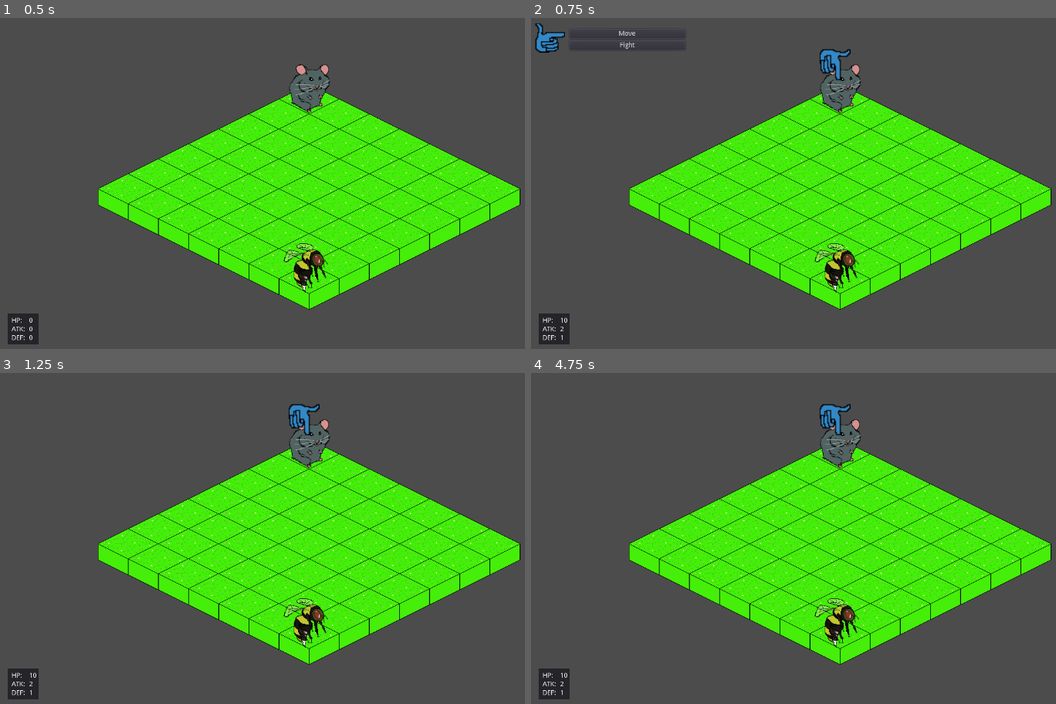
Above: before the commit, frames 1-4 (two rows, left to right).
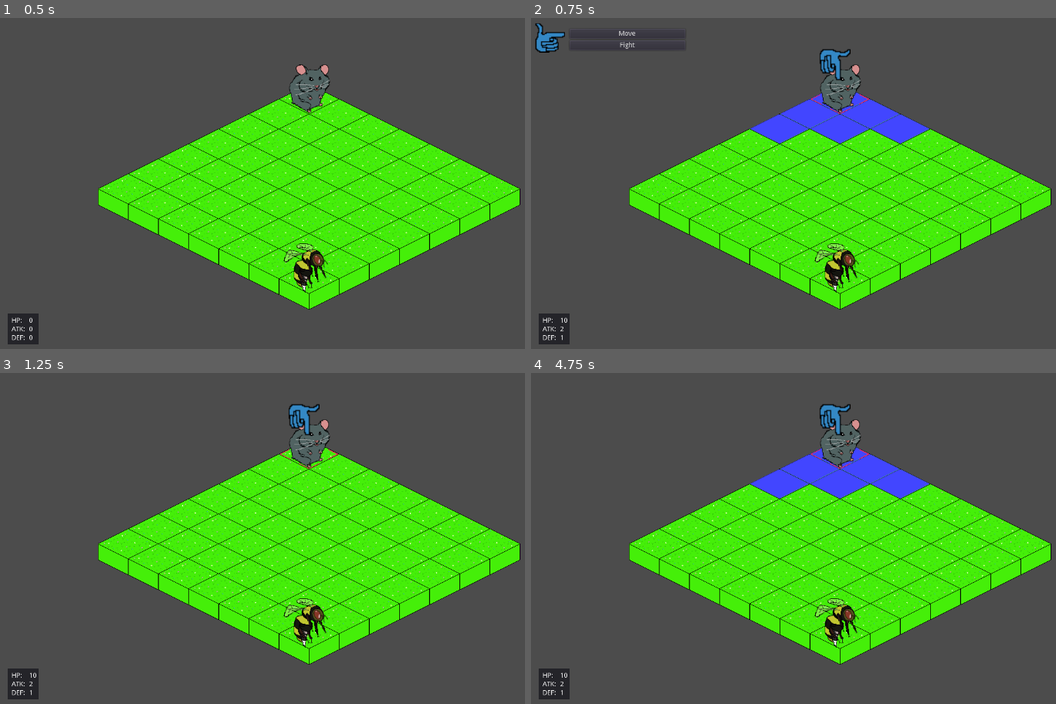
Above: after the commit, the same moments.

Repository: miishin/miipd
Game: Godot game, scene res://assets/scenes/game_window.tscn
Two runs of this game, one before a commit and one after it. Both use one fixed random seed, a clock stepped at 60 frames per second and the inputs below. This scene is started directly instead of the project's main scene.
Inputs:
- Up to frame 1 (0.5 s): no input
- Up to frame 2 (0.75 s): tap Enter at 0.5 s; hold Right (ui_right) from 0.53 s (still down); hold Space (ui_select) from 0.53 s (still down)
- Up to frame 3 (1.25 s): keep holding Right (ui_right); keep holding Space (ui_select); tap Z (ui_accept) at 0.77, 0.8, 1.07 s
- Up to frame 4 (4.75 s): tap Z (ui_accept) at 1.25, 1.35, 1.52, 1.82, 2, 2.3, 2.75, 3.02, 3.32, 3.5, 4.52 s; release Right (ui_right) at 1.28 s; release Space (ui_select) at 1.28 s; hold Down (ui_down) 1.28-2.03 s; tap Space (ui_select) at 1.55, 2.85, 4.35 s; hold Right (ui_right) 2.03-2.78 s; hold Space (ui_select) 2.03-2.78 s; hold Up (ui_up) 2.78-3.53 s; hold Z (ui_accept) 3.53-4.28 s; hold Left (ui_left) from 3.53 s (still down)

Frame 1 is identical in both runs. In frame 2, 2.8% of the frame differs, in the area x 41-76%, y 22-38%; in frame 3, less than 0.1%; in frame 4, 2.8%.

Commit message:
Move units on a valid path to valid tile (#12)
* add additional highlights for tile that is hovered on

* add move stat to unit|highlight tiles in move range|animate path movements

* set gitattributes to use lf

Diff:
--- a/assets/scenes/game_window.tscn
+++ b/assets/scenes/game_window.tscn
@@ -45,13 +45,13 @@
 texture = ExtResource( 6 )
 
 [node name="Hamster" parent="." index="2" instance=ExtResource( 5 )]
-z_index = 1
+z_index = 2
 
 [node name="Node2D" parent="Hamster" index="1" instance=ExtResource( 3 )]
 scale = Vector2( 0.8, 0.8 )
 
 [node name="Bee" parent="." index="3" instance=ExtResource( 5 )]
-z_index = 1
+z_index = 2
 
 [node name="BeeSprite" type="Sprite" parent="Bee" index="1"]
 position = Vector2( -8, 0 )
--- a/assets/scenes/tile.tscn
+++ b/assets/scenes/tile.tscn
@@ -1,8 +1,9 @@
-[gd_scene load_steps=6 format=2]
+[gd_scene load_steps=7 format=2]
 
 [ext_resource path="res://assets/scripts/tile.gd" type="Script" id=1]
 [ext_resource path="res://assets/graphics/tilesets/grassy_tile.png" type="Texture" id=2]
 [ext_resource path="res://assets/graphics/tilesets/highlight.png" type="Texture" id=3]
+[ext_resource path="res://assets/graphics/tilesets/tile_highlight.png" type="Texture" id=4]
 
 [sub_resource type="AtlasTexture" id=1]
 flags = 4
@@ -28,3 +29,10 @@
 visible = false
 position = Vector2( 0, 21 )
 frames = SubResource( 2 )
+
+[node name="SelectLight" type="Sprite" parent="."]
+visible = false
+position = Vector2( 0.50193, 37.9983 )
+z_index = 1
+z_as_relative = false
+texture = ExtResource( 4 )
--- a/assets/scripts/board.gd
+++ b/assets/scripts/board.gd
@@ -72,13 +72,13 @@
 	return []
 
 # Highlights the given tiles
-func hightlight_tiles(tiles):
-	for tile in tiles:
+func hightlight_tiles(tile_list):
+	for tile in tile_list:
 		tile.highlight()
 
 # Un-highlights the given tiles
-func unhighlight_tiles(tiles):
-	for tile in tiles:
+func unhighlight_tiles(tile_list):
+	for tile in tile_list:
 		tile.unhighlight()
 
 # Converts from the coordinate on the board to the coordinate
@@ -92,6 +92,8 @@
 	new_y = 31 * (pos.x + pos.y) + OFFSET
 	return Vector2(new_x, new_y)
 
-func in_range(tile_origin, tile_dest, dist):
-	# check if tile is within range <= dist
-	pass
+func tile_coordinates(tile_list):
+	var coordinates = []
+	for tile in tile_list:
+		coordinates.append(convert_coordinate(tile.pos))
+	return coordinates
--- a/assets/scripts/game_window.gd
+++ b/assets/scripts/game_window.gd
@@ -17,25 +17,18 @@
 	$Hamster.position = Vector2(0, 150)
 	$Bee.position = convert_coordinate(Vector2(6, 6))
 
-
-
 func _input(event):
 	if $Menu.is_visible():
 		return
 	if action and event.is_action_pressed("ui_accept"):
 		emit_signal(signal_callback)
-		action = false
-	if action and event.is_action_pressed("ui_accept"):
-		var tile_position = convert_coordinate(cursor_pos)
-		$Hamster.move(tile_position)
-		unit_pos = cursor_pos
-		action = false
 		return
 	if event.is_action_pressed("ui_select") and cursor_pos == unit_pos:
 		$Menu.buttons[0].grab_focus()
 		$Menu.current_selection = 0
 		$Menu._move_cursor()
 		$Menu.show()
+		hightlight_tiles(find_accessible_tiles(tiles[cursor_pos.x][cursor_pos.y], $Hamster.mov))
 		return
 	if event.is_action_pressed("ui_cancel"):
 		$Menu.hide()
@@ -55,16 +48,17 @@
 	if (dx != 0 or dy != 0) and not $Cursor.is_visible():
 		place_cursor(true)
 		return
+	tiles[cursor_pos.x][cursor_pos.y].deselect()
 	cursor_pos.x = (int(cursor_pos.x) + dx + 7) % 7
 	cursor_pos.y = (int(cursor_pos.y) + dy + 7) % 7
 	place_cursor()
-
 
 func place_cursor(show = false):
 	var tile_position = convert_coordinate(Vector2(cursor_pos.x, cursor_pos.y))
 	$Cursor.position = Vector2(tile_position[0], tile_position[1])
 	$Cursor.position.y -= 50
 	$Cursor.position.x -= 10
+	tiles[cursor_pos.x][cursor_pos.y].select()
 	if show:
 		$Cursor.show()
 	update_hud()
@@ -90,9 +84,14 @@
 	$Menu.hide()
 
 func move():
-	var tile_position = convert_coordinate(cursor_pos)
-	$Hamster.move(tile_position)
+	if not tiles[cursor_pos.x][cursor_pos.y].is_highlighted():
+		return
+	var tile_path = _pathfinder(tiles[unit_pos.x][unit_pos.y], tiles[cursor_pos.x][cursor_pos.y], $Hamster.mov)
+	tile_path = tile_path.slice(1, len(tile_path) - 1)
+	unhighlight_tiles(find_accessible_tiles(tiles[unit_pos.x][unit_pos.y], $Hamster.mov))
+	$Hamster.move_path(tile_coordinates(tile_path))
 	unit_pos = cursor_pos
+	action = false
 
 func _on_fight_button_down():
 	action = true
@@ -102,3 +101,4 @@
 func fight():
 	if cursor_pos == bee_pos:
 		$Hamster.fight($Bee)
+		action = false
--- a/assets/scripts/tile.gd
+++ b/assets/scripts/tile.gd
@@ -51,8 +51,17 @@
 func unhighlight():
 	$Highlight.visible = false
 
+func is_highlighted():
+	return $Highlight.visible
+
 func toggle_highlight():
 	$Highlight.visible = not $Highlight.visible
 
 func toggle_passable():
 	passable = not passable
+
+func select():
+	$SelectLight.visible = true
+
+func deselect():
+	$SelectLight.visible = false
--- a/assets/scripts/unit.gd
+++ b/assets/scripts/unit.gd
@@ -1,4 +1,6 @@
 extends Node2D
+
+const MOVE_TIME = 0.25
 
 class_name Unit
 var occupied_tile
@@ -6,6 +8,7 @@
 var hp = 10
 var atk = 2
 var def = 1
+var mov = 2
 
 # Called when the node enters the scene tree for the first time.
 func _ready():
@@ -14,8 +17,15 @@
 func fight(other : Unit):
 	other.hp -= (self.atk - other.def)
 
-func move(pos):
+func move(start, end, delay = 0):
 	$Tween.interpolate_property(self, "position",
-		self.position, pos, 1,
-		Tween.TRANS_LINEAR, Tween.EASE_IN_OUT)
+		start, end, MOVE_TIME,
+		Tween.TRANS_LINEAR, Tween.EASE_IN_OUT, delay)
 	$Tween.start()
+
+func move_path(positions):
+	for i in range(len(positions)):
+		var start = self.position
+		if i > 0:
+			start = positions[i-1]
+		move(start, positions[i], i * MOVE_TIME)
Binary file added: assets/graphics/tilesets/tile_highlight.png
Not shown, added: .gitattributes
Not shown, added: assets/graphics/tilesets/xcfs/tile_highlight.xcf
